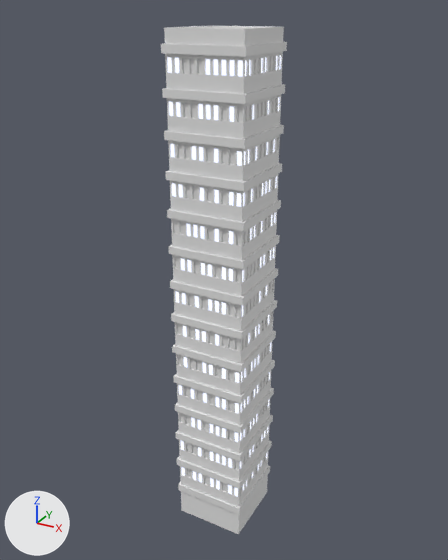
Before and after pictures for a commit that changed the Blender file Assets/GameAssets/Buildings/Building_square_long.blend.
The view is the same before and after, from a 50 mm lens placed at (4.06, -7.39, 7.92), pointed at (-0.07, 0.11, 4.17). Lighting does not change. The marker at lower left points along +X, +Y and +Z.
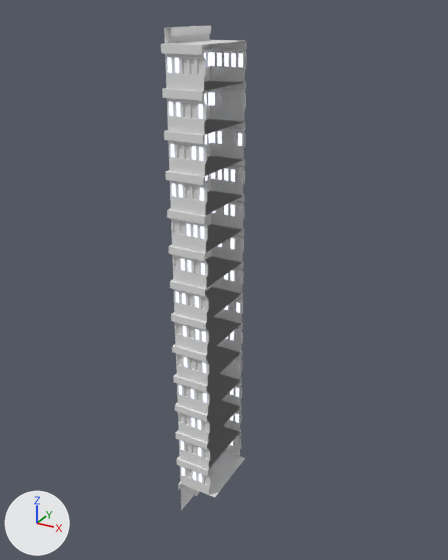
Commit message: Add buildings
.

Boxes [x1, y1, x2, y2] around the edits, measured in the pictures (448 x 560 px):
'Plane.001', reshaped (31% narrower): before [161, 26, 287, 507]; after [161, 26, 247, 497]
'Plane', reshaped: before [178, 465, 270, 534]; after [178, 482, 200, 510]
part 1 of me_plane, deleted: before [178, 465, 270, 534]
part 2 of me_plane_001, deleted: before [164, 26, 287, 507]

The change, as a diff of the scene's bpy script:
```diff
--- a/Assets/GameAssets/Buildings/Building_square_long.blend.py
+++ b/Assets/GameAssets/Buildings/Building_square_long.blend.py
@@ me_plane @@
 # used by ob_plane; location = (0.01, 0.0, 0.0); scale = (0.552, 0.552, 1.28)
-me_plane.from_pydata(...)  # 56 vertices, 54 faces; spans x -1.05..1.05, y -1.05..1.05, z 0.0..0.46
+me_plane.from_pydata(...)  # 32 vertices, 23 faces; spans x -1.05..-0.91, y -1.05..1.05, z 0.0..0.46
+# me_plane part 1
+# 24 vertices are removed from x 1.0..1.05, y -1.05..1.05, z 0.0..0.46
+# 31 faces are deleted
@@ me_plane_001 @@
 # used by ob_plane_001; location = (0.01, 0.0, 0.0); scale = (0.552, 0.552, 1.28)
-me_plane_001.from_pydata(...)  # 12522 vertices, 12494 faces; spans x -1.07..1.07, y -1.07..1.07, z 0.46..6.02
+me_plane_001.from_pydata(...)  # 6649 vertices, 6331 faces; spans x -1.07..0.2, y -1.07..1.07, z 0.46..6.02
+# me_plane_001 part 2: 5873 vertices removed from x 0.16..1.07, y -1.07..1.07, z 0.46..6.02
 me_plane_001.materials.append(mat_building)
```
